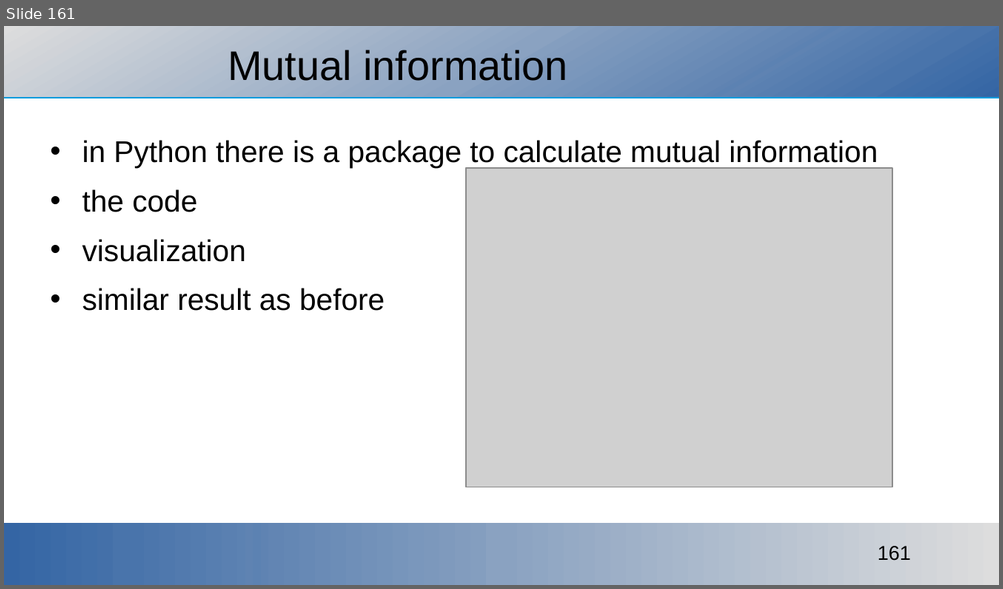
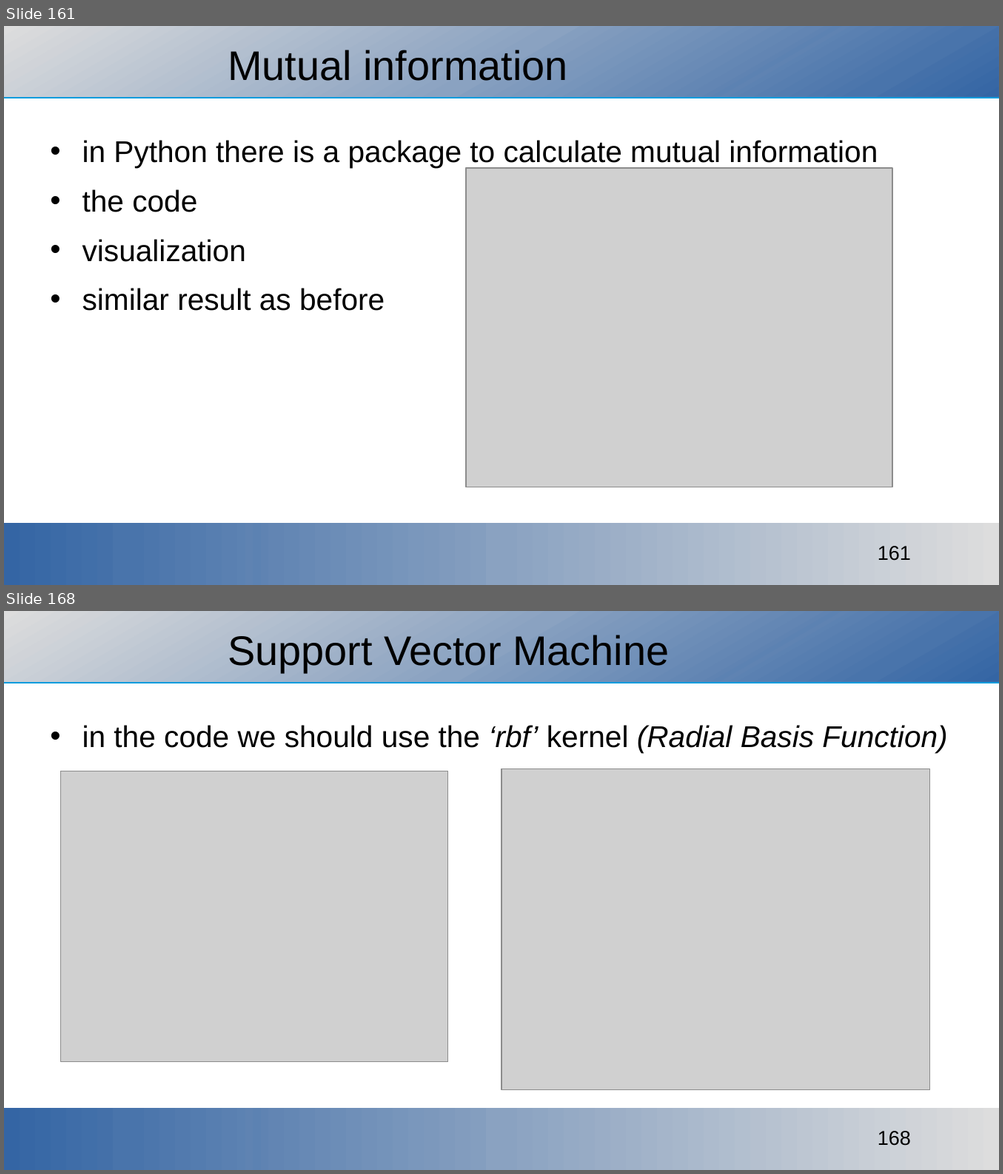
Before and after one commit to ajakovac/ML-in-Practice-I, a slide deck: ML in practice.odp. Shown one above the other, each under a label of ours: slide 161 before the commit, slides 161 and 168 after it; the slides between them are not shown. The pictures are 1003x589 and 1003x1174 pixels, drawn with LibreOffice and Linux fonts; fonts in the diff are those of the drawing; grey boxes stand for pictures; background and template pictures are left out. Boxes give left, top, right and bottom in pixels: in the first picture for what was removed or moved away, otherwise in the second. Text is boxed around its words. In the diff, an @@ line names an element or a change of style, - is before the commit and + after.

Commit message:
support vector machine

```diff
--- a/ML in practice.odp
+++ b/ML in practice.odp
@@ slide 168 added at bbox=[4, 611, 999, 1170], background #FFFFFF; not listed: 3 template elements that a slide beside it also shows @@
@@ title added at bbox=[227, 635, 669, 672], 33 pt, text #000000 @@
+Support Vector Machine
@@ text added at bbox=[82, 725, 947, 753], 24 pt, text #000000 @@
+• in the code we should use the ‘rbf’ kernel (Radial Basis Function)
@@ picture added at bbox=[61, 772, 449, 1062] @@
@@ picture added at bbox=[501, 769, 930, 1091] @@
```
Also in this commit, not shown: 6 other slides added, 8 other files.
